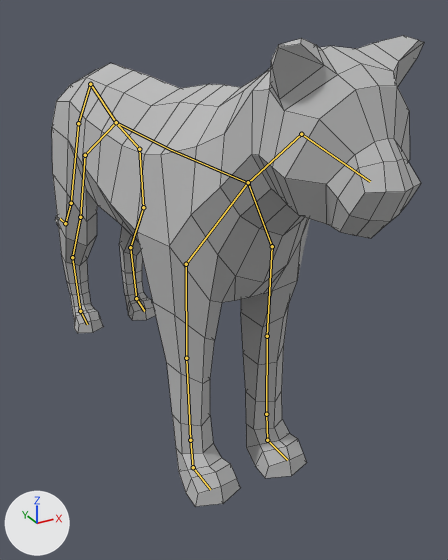
What one commit did to the Blender file Assets/Art/panther.blend.
Rendered twice from a 50 mm lens placed at (-3.85, -8.51, 6.44), pointed at (1.06, 0.43, 1.97). The lights are fixed; the arrows at lower left show +X, +Y and +Z. Both versions are drawn at frame 40 of the action 'walk'; the numbers are the values there. The bones that bend it are drawn over the model as lines. Mesh edges are drawn as thin lines.

The first picture shows 'Cougar'.
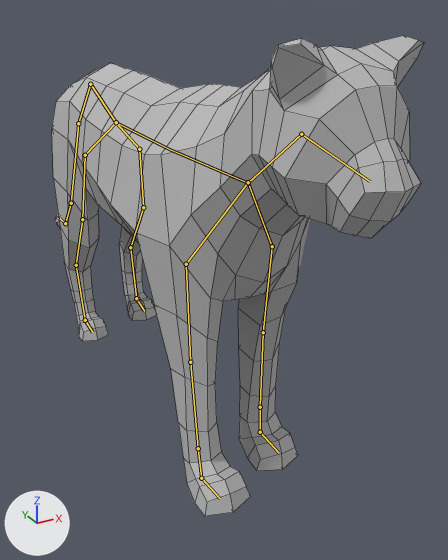
The edits, one by one:
Bone 'Bone.003.L' (bone_bone_003_l) moves from (0.0, -1.06, 0.17) to (0.0, -0.91, 0.23).
Bone 'Bone.003.L' (bone_bone_003_l) turns from (0, 0, 0) to (4, 0, 0) degrees about its own x, y and z.
Bone 'Bone.018.R' (bone_bone_018_r) turns from (0, 0, 0) to (-5, 0, 0) degrees about its own x, y and z.
Bone 'Bone.003.R' (bone_bone_003_r) turns from (0, 0, 0) to (-5, 0, 0) degrees about its own x, y and z.

Pixel boxes (x1, y1, x2, y2) of what changed, in the pictures (448 x 560 px):
'Cougar', posed
    before: (52, 36, 424, 507)
    after: (52, 36, 424, 516)
bone 'Bone.003.L', root to tip
    before: (272, 246) to (267, 336)
    after: (272, 246) to (263, 332)
bone 'Bone.018.R', root to tip
    before: (85, 155) to (80, 217)
    after: (85, 155) to (82, 219)
bone 'Bone.003.R', root to tip
    before: (186, 264) to (186, 358)
    after: (186, 264) to (190, 362)
